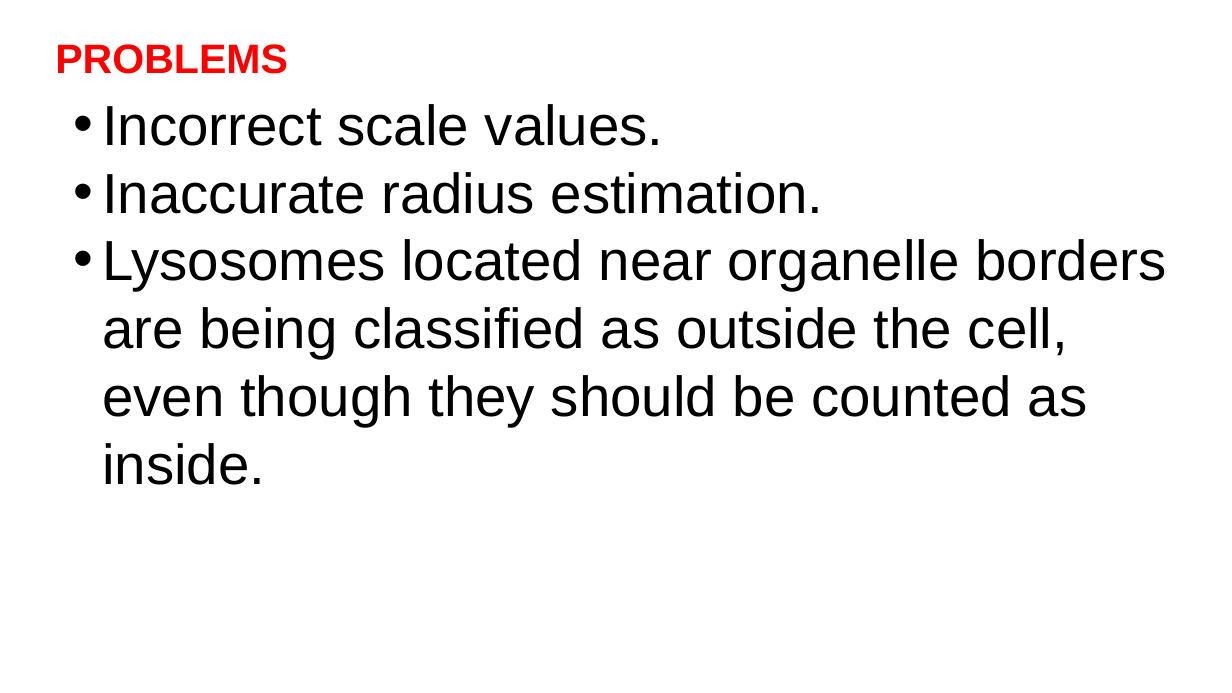
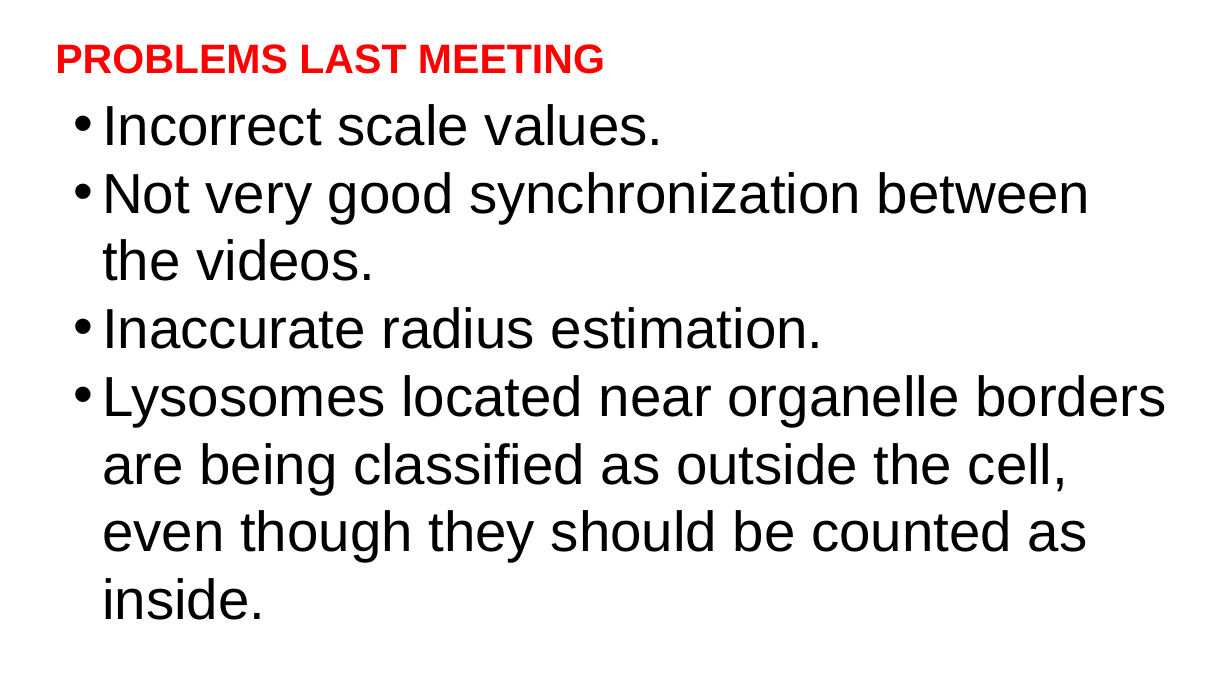
Before and after one commit to Nahuel88Ar/Lysosomes, a slide deck: slide 2 of meeting 17-11.pptx. Drawn at 1232x693 pixels with LibreOffice and Linux fonts; fonts in the diff are those of the drawing; background and template pictures are left out. Boxes give left, top, right and bottom in pixels: in the first picture for what was removed or moved away, otherwise in the second. Text is boxed around its words. In the diff, an @@ line names an element or a change of style, - is before the commit and + after.

```diff
--- a/meeting 17-11.pptx
+++ b/meeting 17-11.pptx
@@ text at bbox=[55, 44, 605, 74]: text changed @@
-PROBLEMS
+PROBLEMS LAST MEETING
@@ text at bbox=[102, 172, 1090, 281]: paragraph added @@
+• Not very good synchronization between the videos.
```
Also in this commit, not shown: 14 other slides changed, 1 slide added, 12 slides removed, 1 other file.
